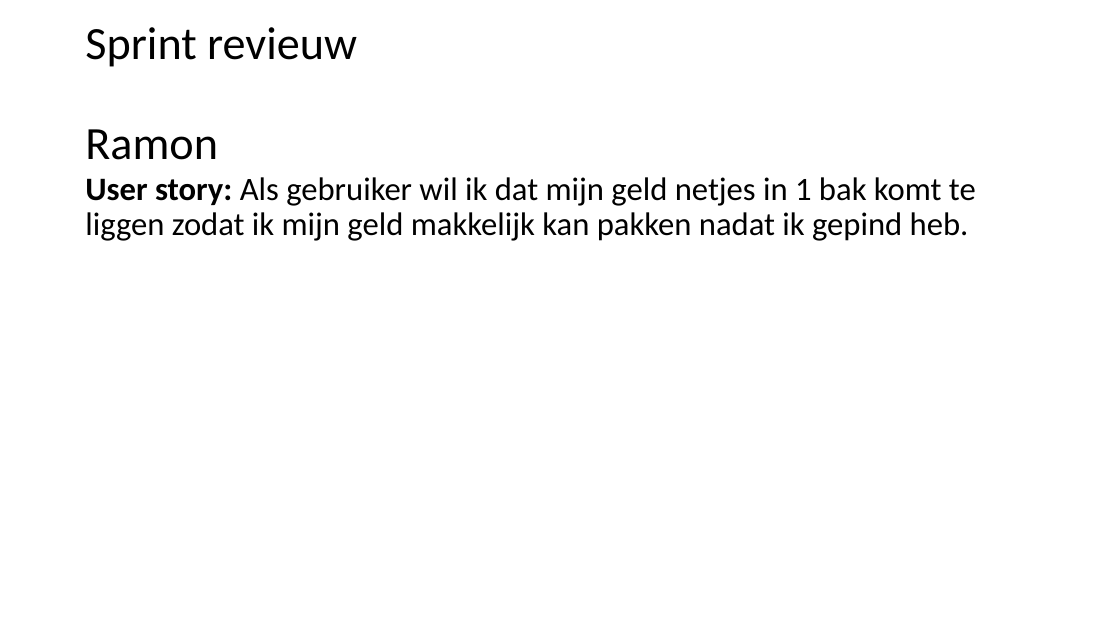
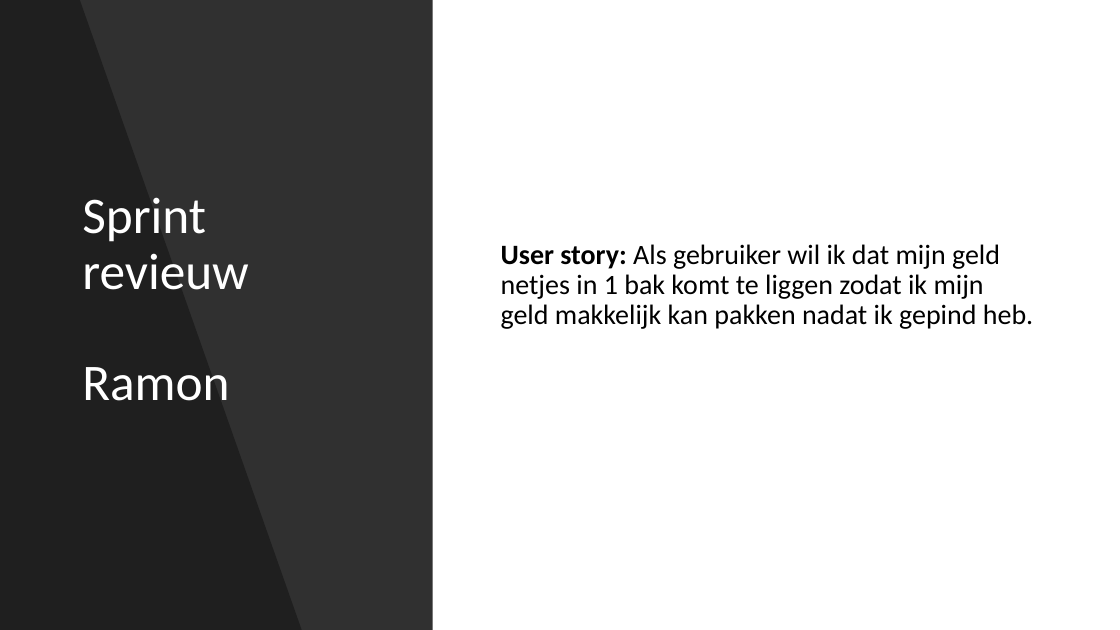
Before and after one commit to Sinjablo/Git-TINPRJ03-34, a slide deck: slide 5 of Presentaties/PresentatieSprint5.pptx. Drawn at 1120x630 pixels with LibreOffice and Linux fonts; fonts in the diff are those of the drawing. Boxes give left, top, right and bottom in pixels: in the first picture for what was removed or moved away, otherwise in the second. Text is boxed around its words. In the diff, an @@ line names an element or a change of style, - is before the commit and + after.

```diff
--- a/Presentaties/PresentatieSprint5.pptx
+++ b/Presentaties/PresentatieSprint5.pptx
@@ rectangle added at (0, 0, 433, 630), fill #000000 at 81% opacity @@
@@ freeform shape added at (0, 0, 302, 630), fill #000000 at 35% opacity @@
@@ title "Sprint revieuw Ramon": place and size @@
-title "Sprint revieuw Ramon" at (85, 27, 357, 160)
+title "Sprint revieuw Ramon" at (82, 197, 249, 401)
@@ title "Sprint revieuw Ramon" at (82, 197, 249, 401): size 39.6 to 44 pt, text colour #000000 to #FFFFFF @@
@@ text "User story: Als gebruiker wil ...": place and size @@
-text "User story: Als gebruiker wil ..." at (85, 177, 976, 241)
+text "User story: Als gebruiker wil ..." at (501, 244, 1033, 329)
@@ text "User story: Als gebruiker wil ..." at (501, 244, 1033, 329): size 28 to 24 pt; vertical alignment top to middle @@
```
Also in this commit, not shown: 4 other slides changed.
